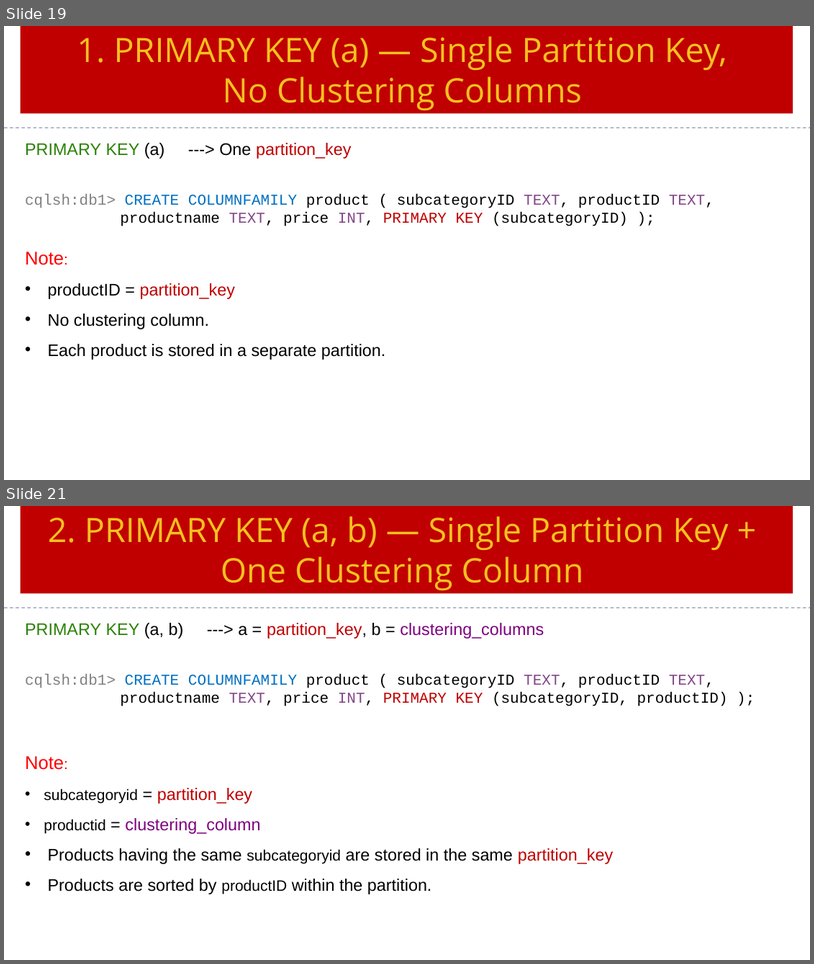
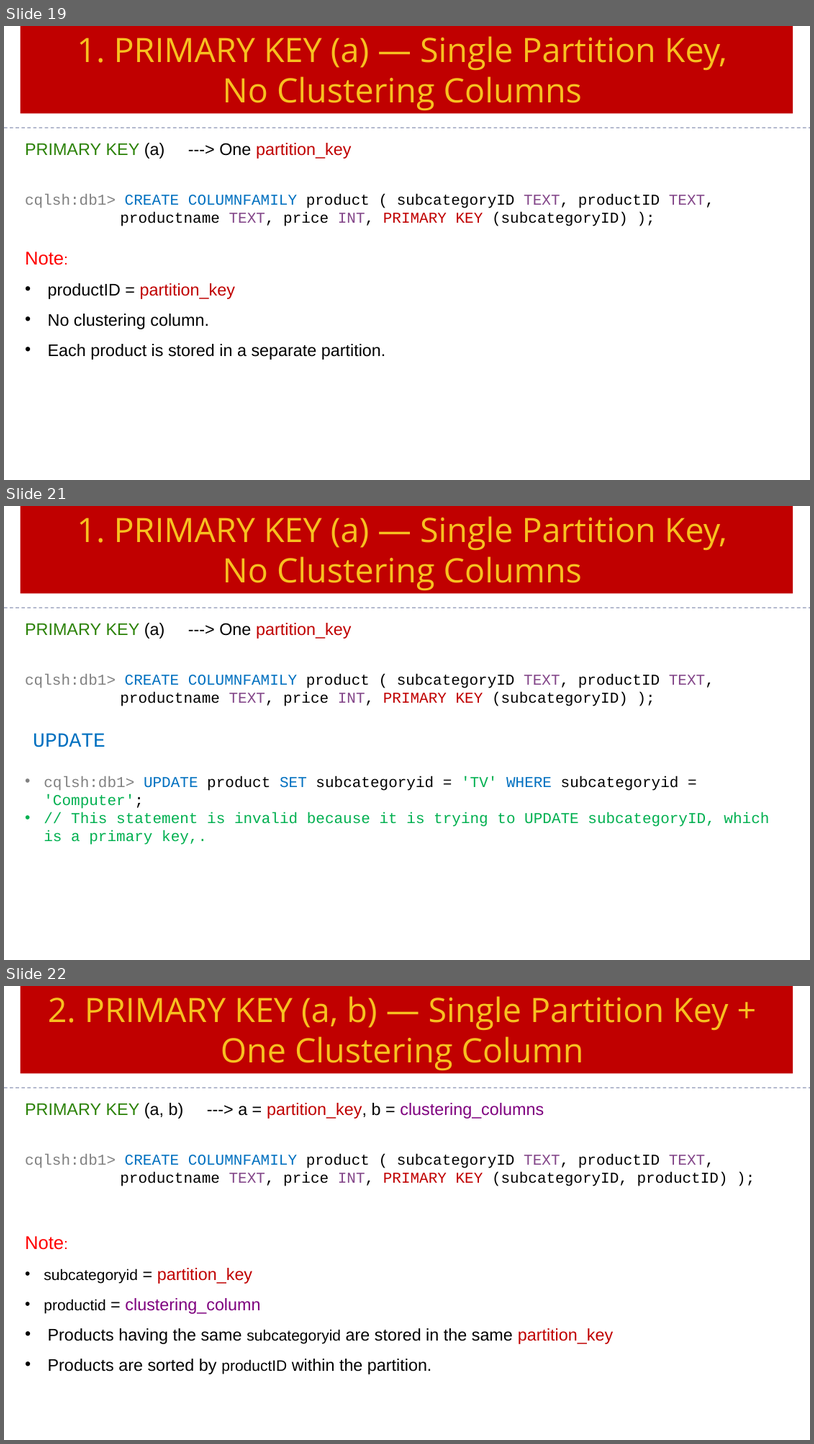
Before and after one commit to Saleel-Bagde/PPT-s, a slide deck: Cassandra Ver3.pptx. Shown one above the other, each under a label of ours: slides 19 and 21 before the commit, slides 19, 21 and 22 after it; the slides between them are not shown. The pictures are 814x964 and 814x1444 pixels, drawn with LibreOffice and Linux fonts; fonts in the diff are those of the drawing. Boxes give left, top, right and bottom in pixels: in the first picture for what was removed or moved away, otherwise in the second. Text is boxed around its words. In the diff, an @@ line names an element or a change of style, - is before the commit and + after.

```diff
--- a/Cassandra Ver3.pptx
+++ b/Cassandra Ver3.pptx
@@ slide 21 added at bbox=[4, 506, 810, 960], background #FFFFFF @@
@@ rectangle added at bbox=[21, 506, 793, 594], fill #C00000, 40 pt, text #F7C120 @@
+1. PRIMARY KEY (a) — Single Partition Key,
+No Clustering Columns
@@ line added from (4, 608) to (810, 608), #6E78A0 0.99 pt dashed @@
@@ text added at bbox=[25, 623, 351, 638], 20 pt, text #C00000 @@
+PRIMARY KEY (a) ---> One partition_key
@@ text added at bbox=[25, 674, 715, 706], 18 pt, text #000000 @@
+cqlsh:db1> CREATE COLUMNFAMILY product ( subcategoryID TEXT, productID TEXT, productname TEXT, price INT, PRIMARY KEY (subcategoryID) );
@@ text added at bbox=[33, 733, 106, 747], 24 pt, text #0070C0 @@
+UPDATE
@@ text added at bbox=[44, 776, 769, 844], 18 pt, text #00B050 @@
+• cqlsh:db1> UPDATE product SET subcategoryid = 'TV' WHERE subcategoryid = 'Computer';
+• // This statement is invalid because it is trying to UPDATE subcategoryID, which is a primary key,.
@@ what was slide 21 is now slide 22 @@
```
Also in this commit, not shown: 2 slides changed.
